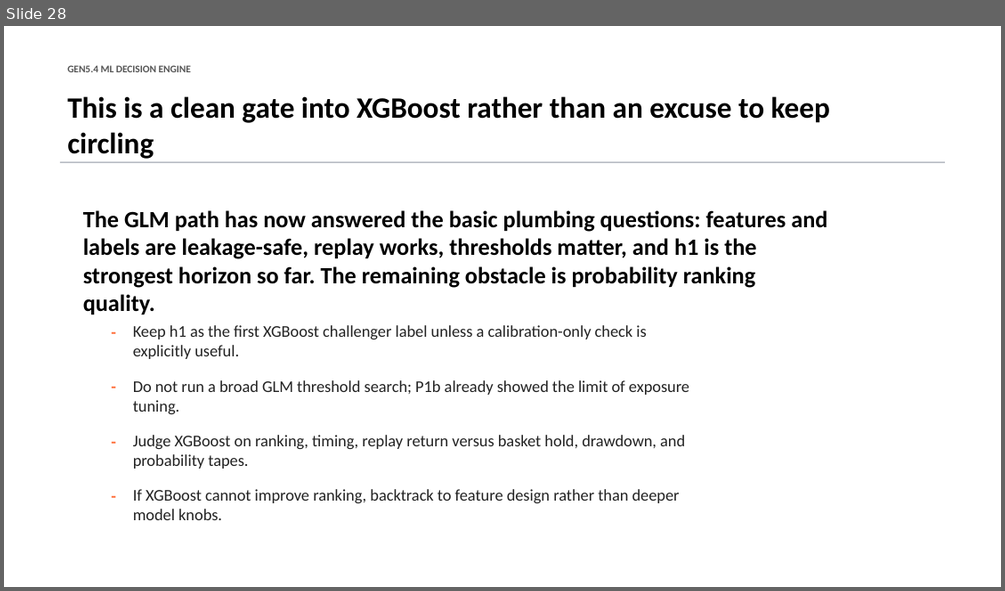
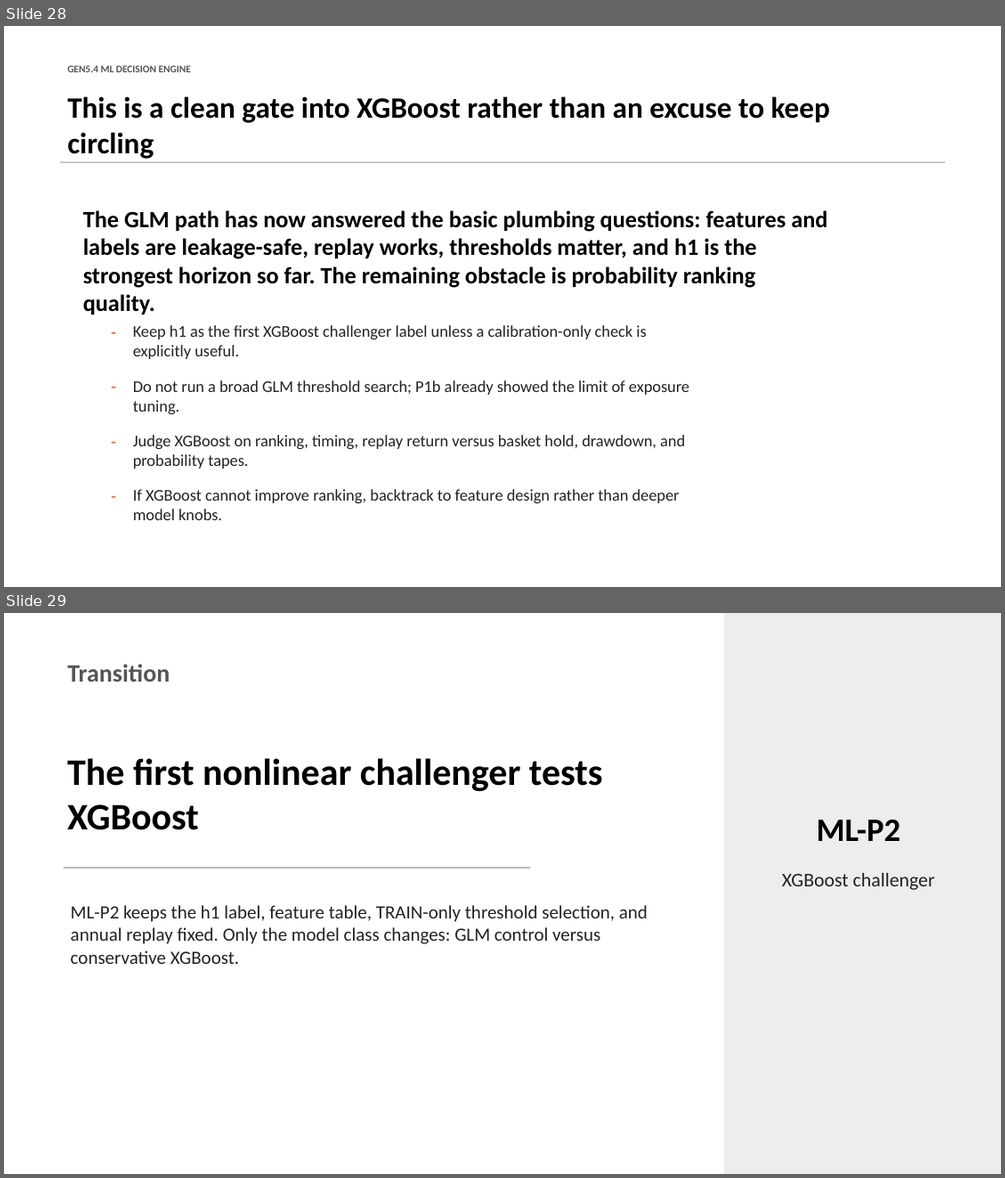
Before and after one commit to Francisc0Franc0/Time-Series-Modeling-Gen5, a slide deck: presentations/gen5_4_ml_decision_engine_incremental_build.pptx. Shown one above the other, each under a label of ours: slide 28 before the commit, slides 28 and 29 after it. The pictures are 1005x591 and 1005x1178 pixels, drawn with LibreOffice and Linux fonts; fonts in the diff are those of the drawing. Boxes give left, top, right and bottom in pixels: in the first picture for what was removed or moved away, otherwise in the second. Text is boxed around its words. In the diff, an @@ line names an element or a change of style, - is before the commit and + after.

Commit message:
Add Gen5.4 XGBoost challenger

```diff
--- a/presentations/gen5_4_ml_decision_engine_incremental_build.pptx
+++ b/presentations/gen5_4_ml_decision_engine_incremental_build.pptx
@@ slide 29 added at <box>4,613,1001,1174</box>, background #FFFFFF @@
@@ rectangle added at <box>723,613,1001,1174</box>, fill #EDEDED @@
@@ text added at <box>67,664,170,682</box>, 24 pt, text #555555, bold @@
+Transition
@@ text added at <box>67,758,603,830</box>, 36 pt, text #000000, bold @@
+The first nonlinear challenger tests XGBoost
@@ text added at <box>817,819,901,841</box>, 31.5 pt, text #000000, bold @@
+ML-P2
@@ rectangle added at <box>63,868,531,868</box>, fill #B8BCC4 @@
@@ text added at <box>782,873,935,890</box>, 18.8 pt, text #222222 @@
+XGBoost challenger
@@ text added at <box>71,905,647,964</box>, 18 pt, text #222222 @@
+ML-P2 keeps the h1 label, feature table, TRAIN-only threshold selection, and annual replay fixed. Only the model class changes: GLM control versus conservative XGBoost.
```
Also in this commit, not shown: 7 other slides added, 5 other files.
